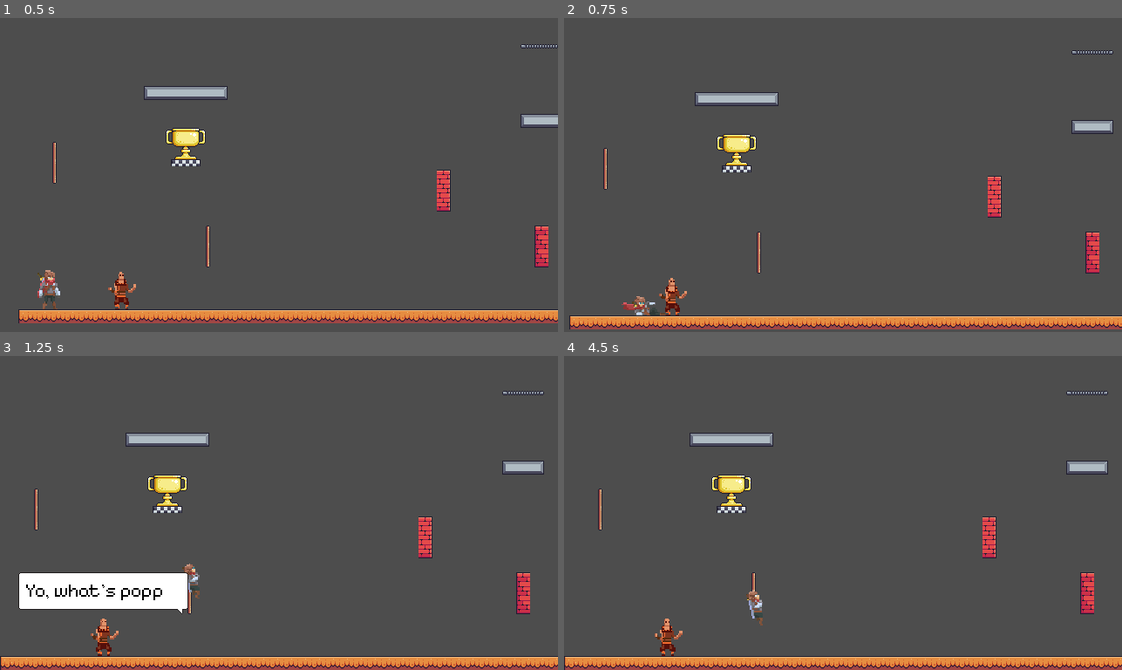
Above: before the commit, frames 1-4 (two rows, left to right).
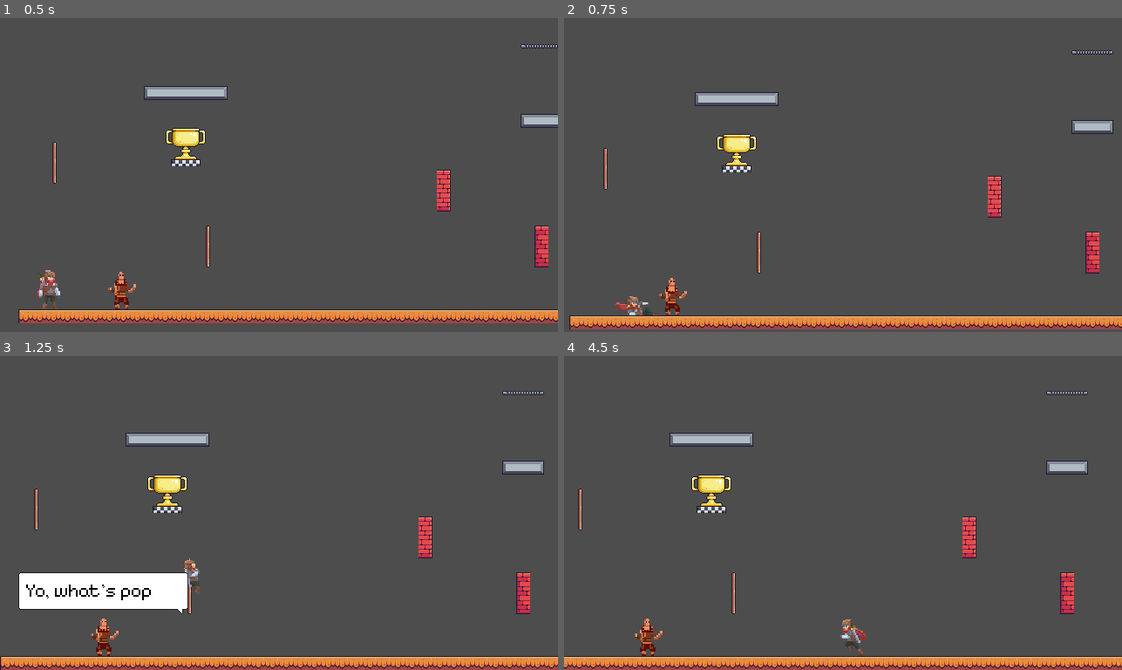
Above: after the commit, the same moments.

Repository: DeVelox/Niro
Game: Godot game, scene res://main.tscn
Same seed, same stepped clock (60 frames per second), same inputs: the game is played once before the commit and once after it.
Inputs:
- Up to frame 1 (0.5 s): no input
- Up to frame 2 (0.75 s): hold D (right) from 0.53 s (still down); tap Shift (dash) at 0.6 s
- Up to frame 3 (1.25 s): keep holding D (right); tap Space (jump) at 0.77 s
- Up to frame 4 (4.5 s): tap F (interact) at 1.35, 2.85, 4.35 s; tap Space (jump) at 1.52, 3.02, 3.77 s; release D (right) at 2.03 s; hold A (left) 2.03-2.78 s; tap Shift (dash) at 2.1, 3.6 s; hold D (right) 2.78-4.28 s; hold A (left) from 4.28 s (still down)

Frame 1 is identical in both runs. In frame 2, 0.3% of the frame differs, in the area x 9-19%, y 88-95%; in frame 3, 0.2%; in frame 4, 5.6%, in the area x 0-100%, y 11-100%.

Commit message:
movement changes

Diff:
--- a/player/player.gd
+++ b/player/player.gd
@@ -1,6 +1,6 @@
 class_name Player extends CharacterBody2D
 
-const SPEED = 200.0
+const SPEED = 170.0
 const CROUCH_SPEED_MULTI = 0.6
 const AIR_SPEED_MULTI = 0.75
 const JUMP_VELOCITY = -290.0
@@ -116,7 +116,7 @@
 	if motion * velocity.x > 0 and absf(velocity.x) > SPEED:
 		change_rate = SPEED / 25
 	else:
-		change_rate = SPEED / 5
+		change_rate = SPEED / 15
 	velocity.x = move_toward(velocity.x, motion, change_rate)
 	if velocity.y > FALL_CLAMP:
 		velocity.y = FALL_CLAMP
